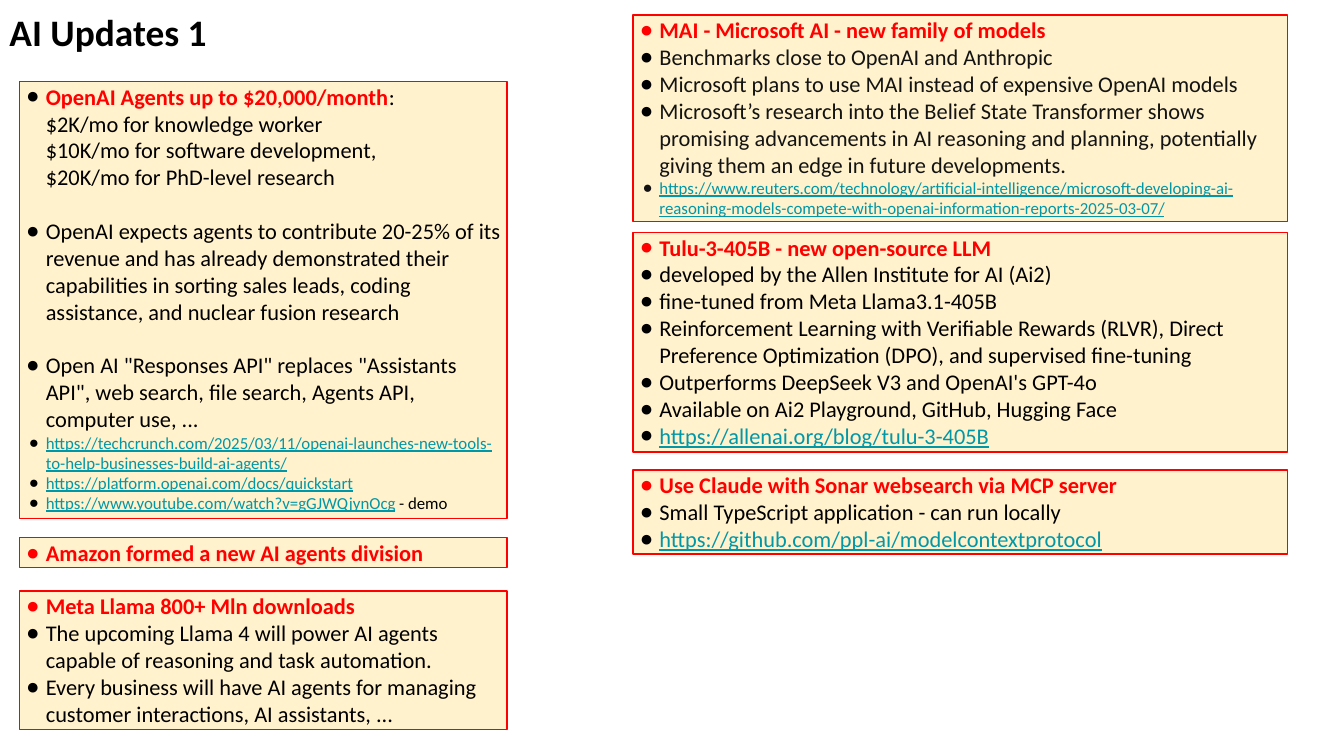
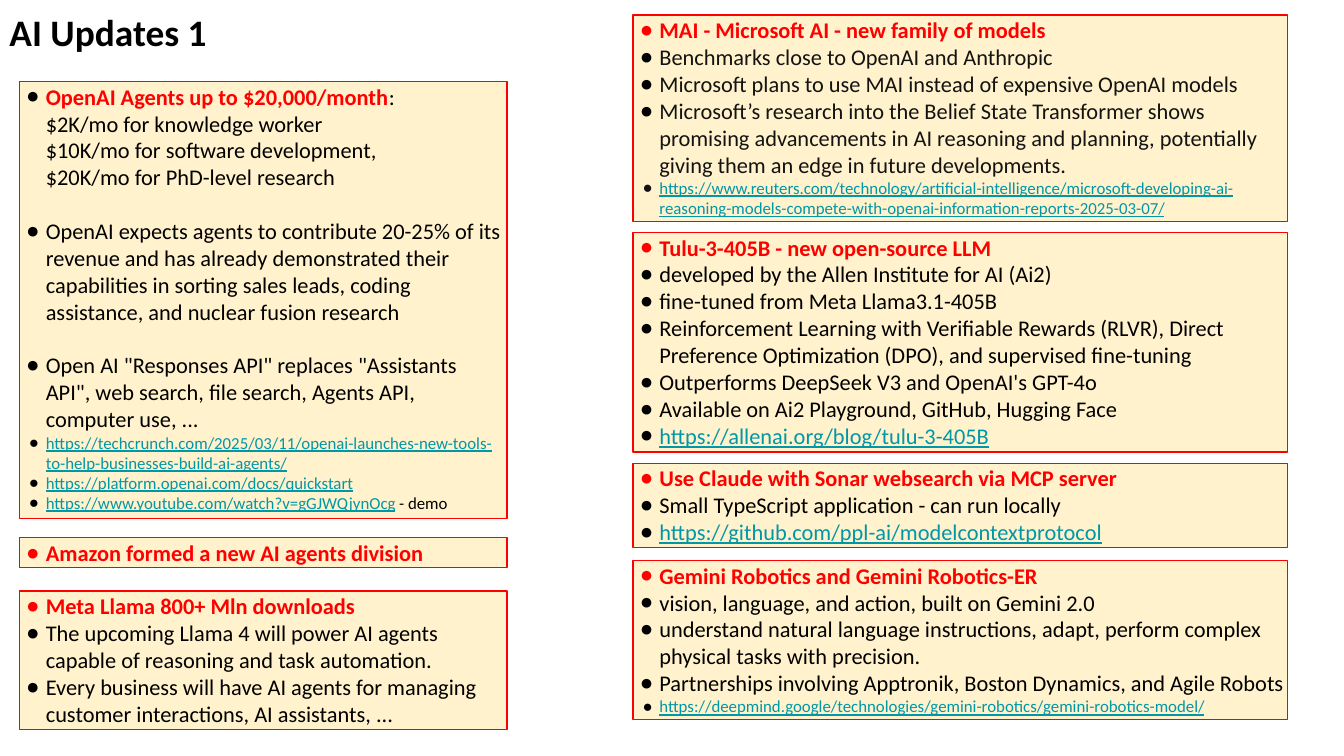
Before and after one commit to lselector/seminar, a slide deck: slide 4 of 2025/2025-03-14-AI-Updates.pptx. Drawn at 1344x756 pixels with LibreOffice and Linux fonts; fonts in the diff are those of the drawing. Boxes give left, top, right and bottom in pixels: in the first picture for what was removed or moved away, otherwise in the second. Text is boxed around its words. In the diff, an @@ line names an element or a change of style, - is before the commit and + after.

Commit message:
update

```diff
--- a/2025/2025-03-14-AI-Updates.pptx
+++ b/2025/2025-03-14-AI-Updates.pptx
@@ rectangle "Use Claude with Sonar websearch ...": place and size @@
-rectangle "Use Claude with Sonar websearch ..." at (633,470,1288,555)
+rectangle "Use Claude with Sonar websearch ..." at (633,464,1288,548)
@@ rectangle added at (633,560,1288,719), fill #FFF2CC, outline #FF0000 0.75 pt, 12 pt, text #000000 @@
+● Gemini Robotics and Gemini Robotics-ER
+● vision, language, and action, built on Gemini 2.0
+● understand natural language instructions, adapt, perform complex physical tasks with precision.
+● Partnerships involving Apptronik, Boston Dynamics, and Agile Robots
+● https://deepmind.google/technologies/gemini-robotics/gemini-robotics-model/
```
Also in this commit, not shown: 5 other slides changed, 3 slides added, 1 slide removed.
